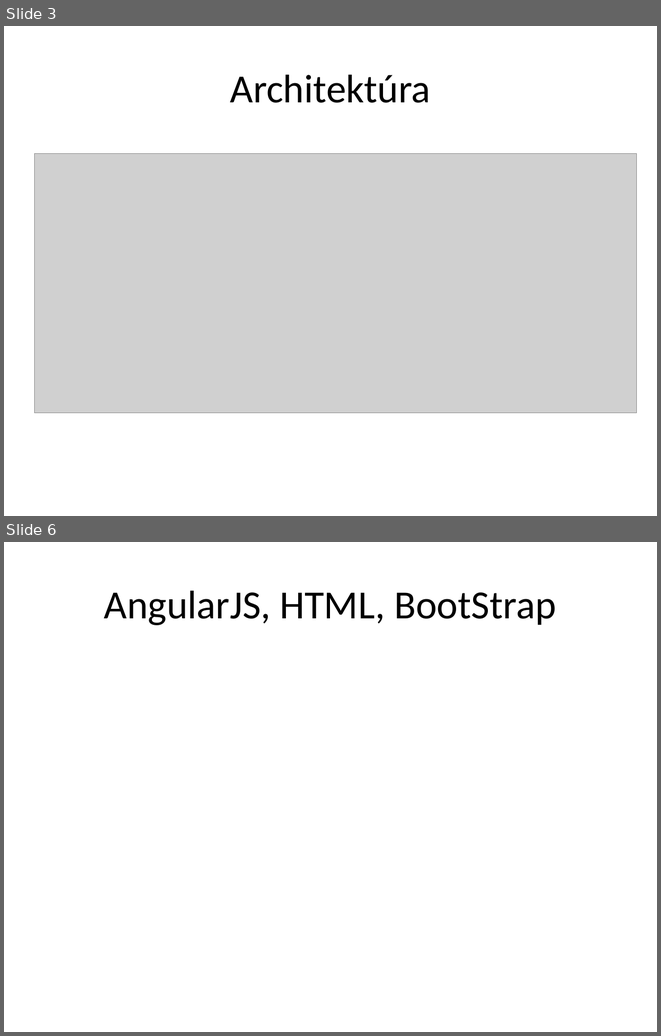
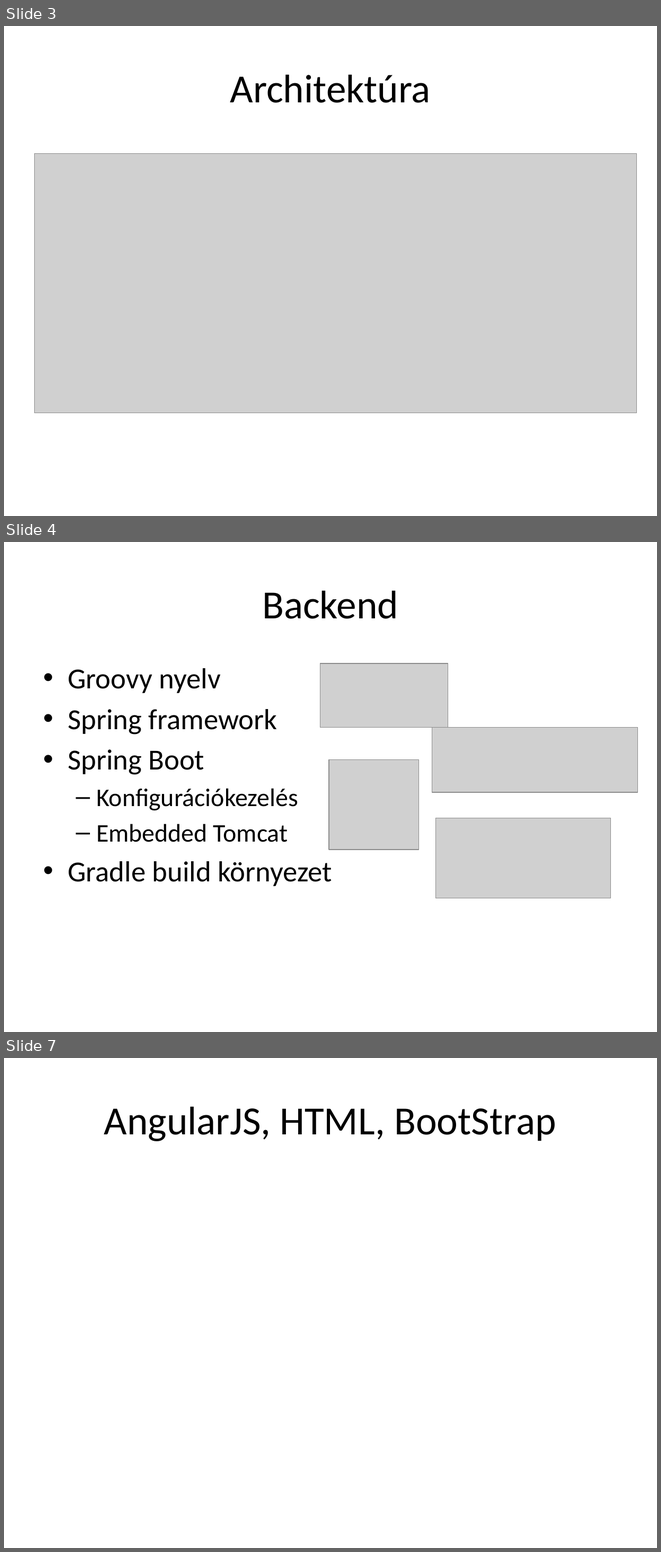
Before and after one commit to borlayda/Stump, a slide deck: Szarch-prezi.pptx. Shown one above the other, each under a label of ours: slides 3 and 6 before the commit, slides 3, 4 and 7 after it; the slides between them are not shown. The pictures are 661x1036 and 661x1552 pixels, drawn with LibreOffice and Linux fonts; fonts in the diff are those of the drawing; grey boxes stand for pictures. Boxes give left, top, right and bottom in pixels: in the first picture for what was removed or moved away, otherwise in the second. Text is boxed around its words. In the diff, an @@ line names an element or a change of style, - is before the commit and + after.

Commit message:
Added backend stuff to presentation.

```diff
--- a/Szarch-prezi.pptx
+++ b/Szarch-prezi.pptx
@@ slide 4 added at box(4, 542, 657, 1032), background #FFFFFF @@
@@ title added at box(262, 590, 398, 619), 44 pt, text #000000 @@
+Backend
@@ text added at box(68, 668, 332, 886), 32 pt, text #000000 @@
+• Groovy nyelv
+• Spring framework
+• Spring Boot
+  – Konfigurációkezelés
+  – Embedded Tomcat
+• Gradle build környezet
@@ picture added at box(320, 663, 448, 728) @@
@@ picture added at box(432, 728, 638, 792) @@
@@ picture added at box(329, 759, 418, 849) @@
@@ picture added at box(435, 818, 610, 898) @@
@@ what was slide 6 is now slide 7 @@
```
Also in this commit, not shown: 3 other slides added, 3 slides removed.
